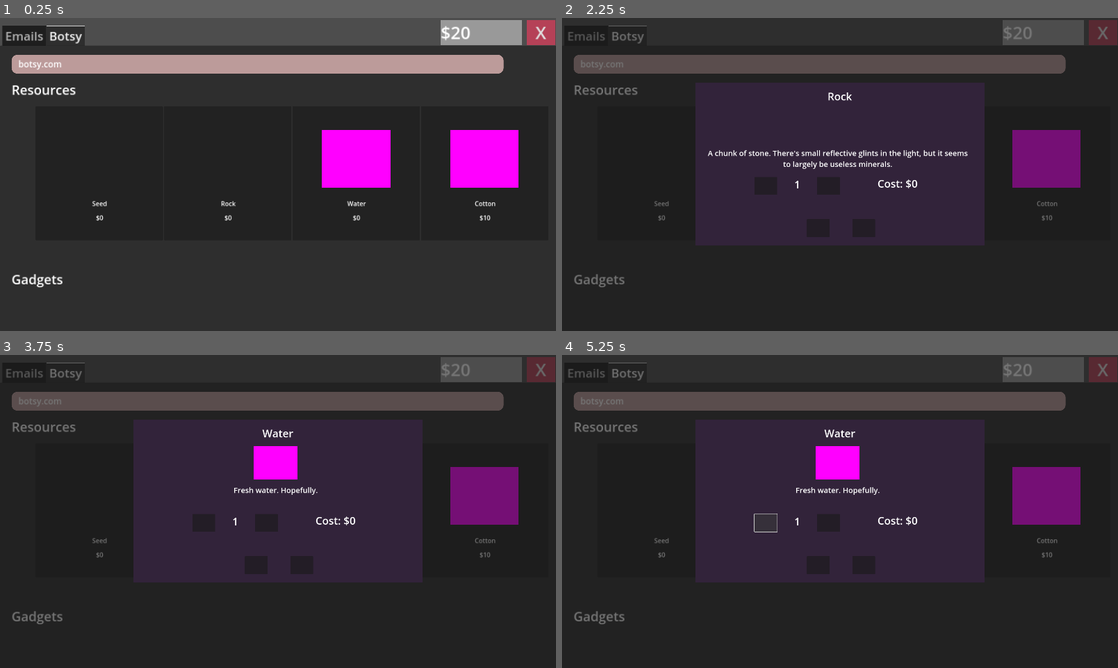
Above: before the commit, frames 1-4 (two rows, left to right).
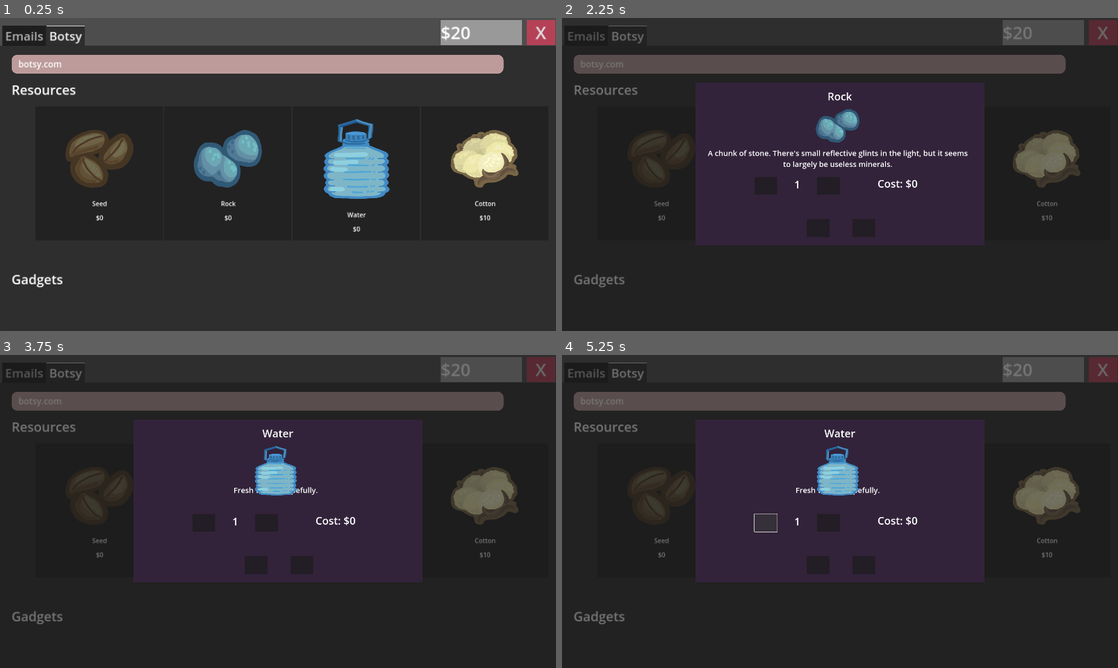
Above: after the commit, the same moments.

Repository: kaelynfmp/HearthLight
Game: Godot game, scene res://scenes/Computer Scenes/computer_interface.tscn
Two runs of this game, one before a commit and one after it. Both use one fixed random seed, a clock stepped at 60 frames per second and the inputs below. This scene is started directly instead of the project's main scene.
Inputs (mouse positions are in pixels of both pictures, inside the frame that each line leads up to):
- Up to frame 1 (0.25 s): no input
- Up to frame 2 (2.25 s): click (662, 174) at 0.5 s; click (862, 227) at 1.25 s; click (789, 174) at 2.02 s
- Up to frame 3 (3.75 s): click (300, 564) at 2.75 s; click (355, 511) at 3.52 s
- Up to frame 4 (5.25 s): click (1045, 511) at 4.27 s; click (767, 524) at 5 s

The runs differ from the first frame. In frame 1, 8.2% of the frame differs, in the area x 11-94%, y 32-69%; in frame 2, 3.4%; in frame 3, 4.0%; in frame 4, 4.0%.

Commit message:
Added sprites for resources

Diff:
--- a/resources/items/cotton.tres
+++ b/resources/items/cotton.tres
@@ -1,13 +1,11 @@
 [gd_resource type="Resource" script_class="Item" load_steps=3 format=3 uid="uid://c82decsqfayei"]
 
 [ext_resource type="Script" path="res://scripts/resources/item.gd" id="1_u4brp"]
-
-[sub_resource type="PlaceholderTexture2D" id="PlaceholderTexture2D_psojh"]
-size = Vector2(150, 150)
+[ext_resource type="Texture2D" uid="uid://b76x0jq0i4v4y" path="res://resources/sprites/cotton.png" id="2_ud60j"]
 
 [resource]
 script = ExtResource("1_u4brp")
-texture = SubResource("PlaceholderTexture2D_psojh")
+texture = ExtResource("2_ud60j")
 name = "Cotton"
 description = "A strange organic fiber. It's soft and absorbent, quite unlike any sort of fiber you've ever felt. Maybe you should make a new lab coat out of this stuff."
 max_stack = 10
--- a/resources/items/dust.tres
+++ b/resources/items/dust.tres
@@ -1,9 +1,11 @@
-[gd_resource type="Resource" script_class="Item" load_steps=2 format=3 uid="uid://lxvyxcteq6eq"]
+[gd_resource type="Resource" script_class="Item" load_steps=3 format=3 uid="uid://lxvyxcteq6eq"]
 
 [ext_resource type="Script" path="res://scripts/resources/item.gd" id="1_ak8q7"]
+[ext_resource type="Texture2D" uid="uid://pb2xnk5l42lw" path="res://resources/sprites/dust.png" id="2_chlvf"]
 
 [resource]
 script = ExtResource("1_ak8q7")
+texture = ExtResource("2_chlvf")
 name = "Dust"
 description = "Powdered stone. It's easier to make out the reflective specks now that it's been ground up."
 max_stack = 100
--- a/resources/items/fabric.tres
+++ b/resources/items/fabric.tres
@@ -1,9 +1,11 @@
-[gd_resource type="Resource" script_class="Item" load_steps=2 format=3 uid="uid://cmrx5n40guwlg"]
+[gd_resource type="Resource" script_class="Item" load_steps=3 format=3 uid="uid://cmrx5n40guwlg"]
 
 [ext_resource type="Script" path="res://scripts/resources/item.gd" id="1_645j0"]
+[ext_resource type="Texture2D" uid="uid://c4o4shysnbw11" path="res://resources/sprites/fabric.png" id="2_n3wx1"]
 
 [resource]
 script = ExtResource("1_645j0")
+texture = ExtResource("2_n3wx1")
 name = "Fabric"
 description = "Quality fabric, unsullied by corpo hands."
 max_stack = 100
--- a/resources/items/metal.tres
+++ b/resources/items/metal.tres
@@ -1,9 +1,11 @@
-[gd_resource type="Resource" script_class="Item" load_steps=2 format=3 uid="uid://bgmxpne1d7fis"]
+[gd_resource type="Resource" script_class="Item" load_steps=3 format=3 uid="uid://bgmxpne1d7fis"]
 
 [ext_resource type="Script" path="res://scripts/resources/item.gd" id="1_qxnr1"]
+[ext_resource type="Texture2D" uid="uid://d2pbocm1r1st3" path="res://resources/sprites/ingot.png" id="2_gkdtd"]
 
 [resource]
 script = ExtResource("1_qxnr1")
+texture = ExtResource("2_gkdtd")
 name = "Metal"
 description = "Useable metal. It's pure enough to hold its shape, but who knows how it'll hold up in an industrial setting."
 max_stack = 100
--- a/resources/items/ore.tres
+++ b/resources/items/ore.tres
@@ -1,9 +1,11 @@
-[gd_resource type="Resource" script_class="Item" load_steps=2 format=3 uid="uid://gw88mo33lg1c"]
+[gd_resource type="Resource" script_class="Item" load_steps=3 format=3 uid="uid://gw88mo33lg1c"]
 
 [ext_resource type="Script" path="res://scripts/resources/item.gd" id="1_f21gf"]
+[ext_resource type="Texture2D" uid="uid://bwii6enoibw1y" path="res://resources/sprites/ore.png" id="2_nk6t8"]
 
 [resource]
 script = ExtResource("1_f21gf")
+texture = ExtResource("2_nk6t8")
 name = "Ore"
 description = "Small amounts of raw metal that still need to be melted down into something useable."
 max_stack = 100
--- a/resources/items/rock.tres
+++ b/resources/items/rock.tres
@@ -1,9 +1,11 @@
-[gd_resource type="Resource" script_class="Item" load_steps=2 format=3 uid="uid://cq5l4dfcn3c5t"]
+[gd_resource type="Resource" script_class="Item" load_steps=3 format=3 uid="uid://cq5l4dfcn3c5t"]
 
 [ext_resource type="Script" path="res://scripts/resources/item.gd" id="1_fl4s4"]
+[ext_resource type="Texture2D" uid="uid://bwii6enoibw1y" path="res://resources/sprites/ore.png" id="2_1ooq3"]
 
 [resource]
 script = ExtResource("1_fl4s4")
+texture = ExtResource("2_1ooq3")
 name = "Rock"
 description = "A chunk of stone. There's small reflective glints in the light, but it seems to largely be useless minerals."
 max_stack = 100
--- a/resources/items/seed.tres
+++ b/resources/items/seed.tres
@@ -1,9 +1,11 @@
-[gd_resource type="Resource" script_class="Item" load_steps=2 format=3 uid="uid://bjux8vbxnqlf8"]
+[gd_resource type="Resource" script_class="Item" load_steps=3 format=3 uid="uid://bjux8vbxnqlf8"]
 
 [ext_resource type="Script" path="res://scripts/resources/item.gd" id="1_igpg3"]
+[ext_resource type="Texture2D" uid="uid://d0ea2gg8iw8ki" path="res://resources/sprites/seeds.png" id="2_5ju1u"]
 
 [resource]
 script = ExtResource("1_igpg3")
+texture = ExtResource("2_5ju1u")
 name = "Seed"
 description = "Plant this for Cotton!"
 max_stack = 100
--- a/resources/items/water.tres
+++ b/resources/items/water.tres
@@ -1,12 +1,11 @@
 [gd_resource type="Resource" script_class="Item" load_steps=3 format=3 uid="uid://ksn672of5whf"]
 
 [ext_resource type="Script" path="res://scripts/resources/item.gd" id="1_602me"]
-
-[sub_resource type="PlaceholderTexture2D" id="PlaceholderTexture2D_247ae"]
+[ext_resource type="Texture2D" uid="uid://djvbg0m04mhjr" path="res://resources/sprites/water.png" id="2_3yvfi"]
 
 [resource]
 script = ExtResource("1_602me")
-texture = SubResource("PlaceholderTexture2D_247ae")
+texture = ExtResource("2_3yvfi")
 name = "Water"
 description = "Fresh water. Hopefully."
 max_stack = 100
--- a/resources/orders/order1.tres
+++ b/resources/orders/order1.tres
@@ -8,5 +8,6 @@
 order_id = 1
 required_items = Array[Resource]([ExtResource("1_yrjei")])
 required_quantities = Array[int]([1])
+currency_reward = 0
 rewards = Array[Resource]([])
-rewards_quantities = Array[Resource]([])
+rewards_quantities = Array[int]([])
